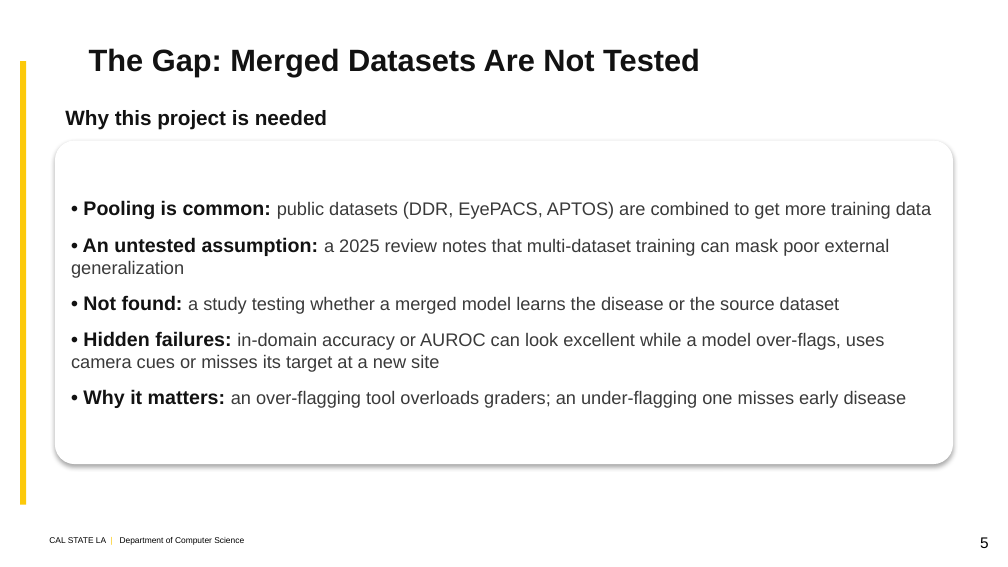
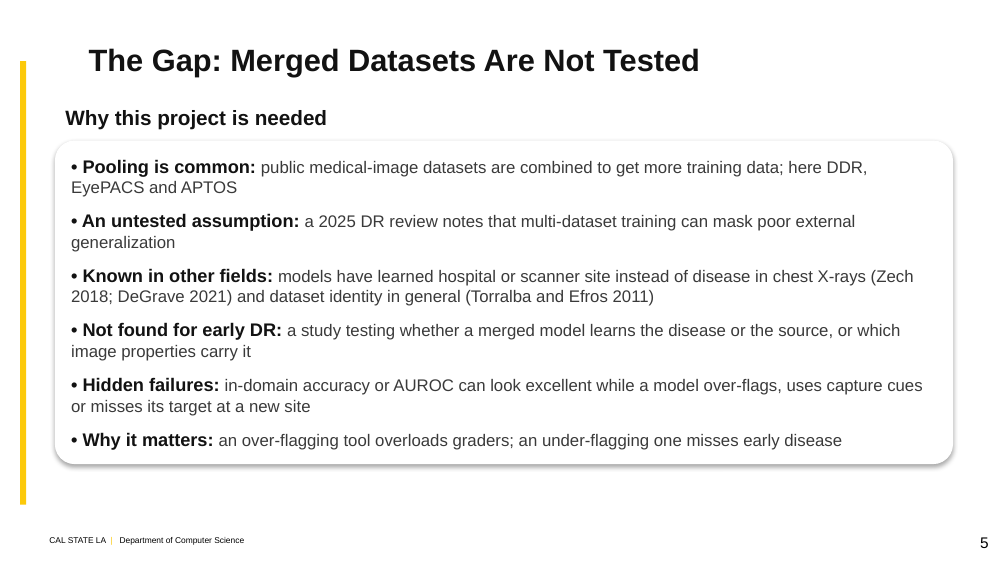
Before and after one commit to kazimab1/Early-DR, a slide deck: slide 5 of DR_Final_5min.pptx. Drawn at 1008x567 pixels with LibreOffice and Linux fonts; fonts in the diff are those of the drawing; background and template pictures are left out. Boxes give left, top, right and bottom in pixels: in the first picture for what was removed or moved away, otherwise in the second. Text is boxed around its words. In the diff, an @@ line names an element or a change of style, - is before the commit and + after.

```diff
--- a/DR_Final_5min.pptx
+++ b/DR_Final_5min.pptx
@@ text in rounded rectangle at box(71, 159, 922, 416): text changed; size 13 to 12 pt @@
-• Pooling is common: public datasets (DDR, EyePACS, APTOS) are combined to get more training data
-• An untested assumption: a 2025 review notes that multi-dataset training can mask poor external generalization
-• Not found: a study testing whether a merged model learns the disease or the source dataset
-• Hidden failures: in-domain accuracy or AUROC can look excellent while a model over-flags, uses camera cues or misses its target at a new site
+• Pooling is common: public medical-image datasets are combined to get more training data; here DDR, EyePACS and APTOS
+• An untested assumption: a 2025 DR review notes that multi-dataset training can mask poor external generalization
+• Known in other fields: models have learned hospital or scanner site instead of disease in chest X-rays (Zech 2018; DeGrave 2021) and dataset identity in general (Torralba and Efros 2011)
+• Not found for early DR: a study testing whether a merged model learns the disease or the source, or which image properties carry it
+• Hidden failures: in-domain accuracy or AUROC can look excellent while a model over-flags, uses capture cues or misses its target at a new site
@@ text in rounded rectangle at box(83, 432, 842, 450): size 14 to 13 pt in "• Why it matters:"; size 13 to 12 pt in "an over-flagging tool overloads graders; an under-flagging ..." @@
```
Also in this commit, not shown: 6 other slides changed, 3 other files.
